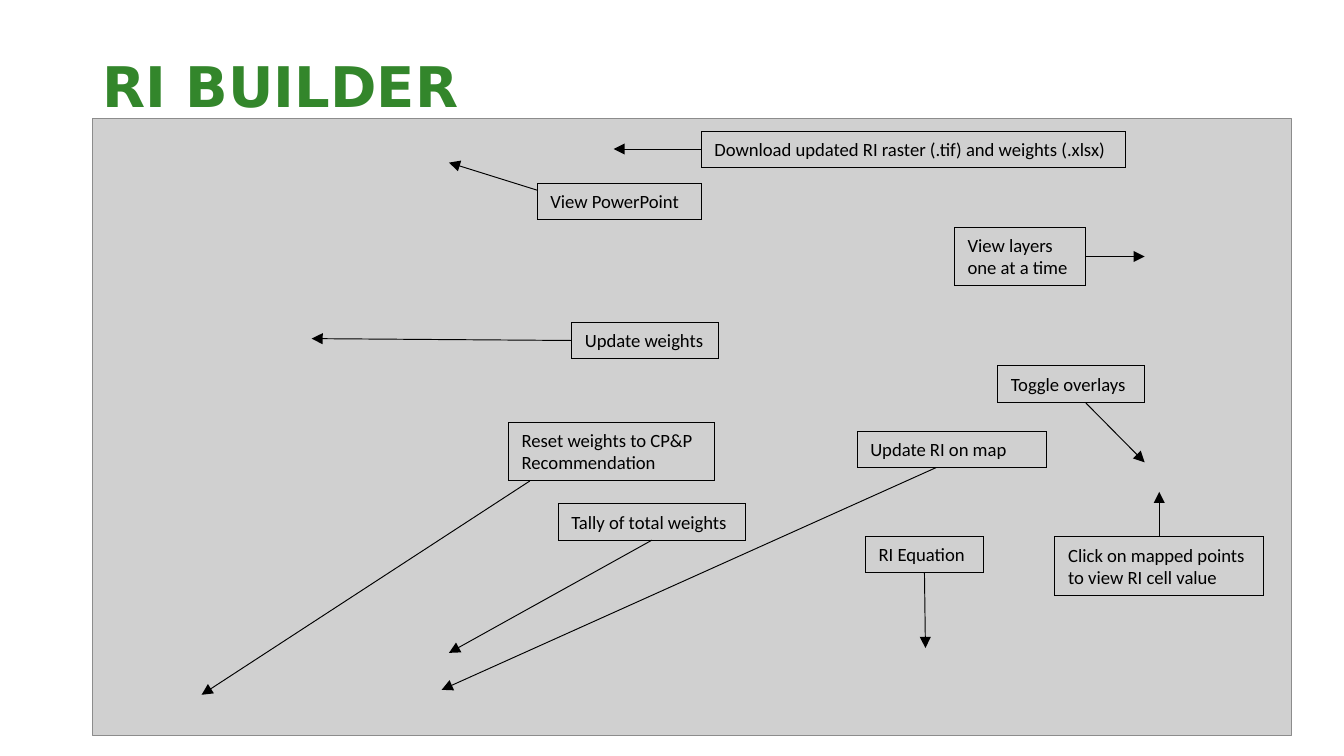
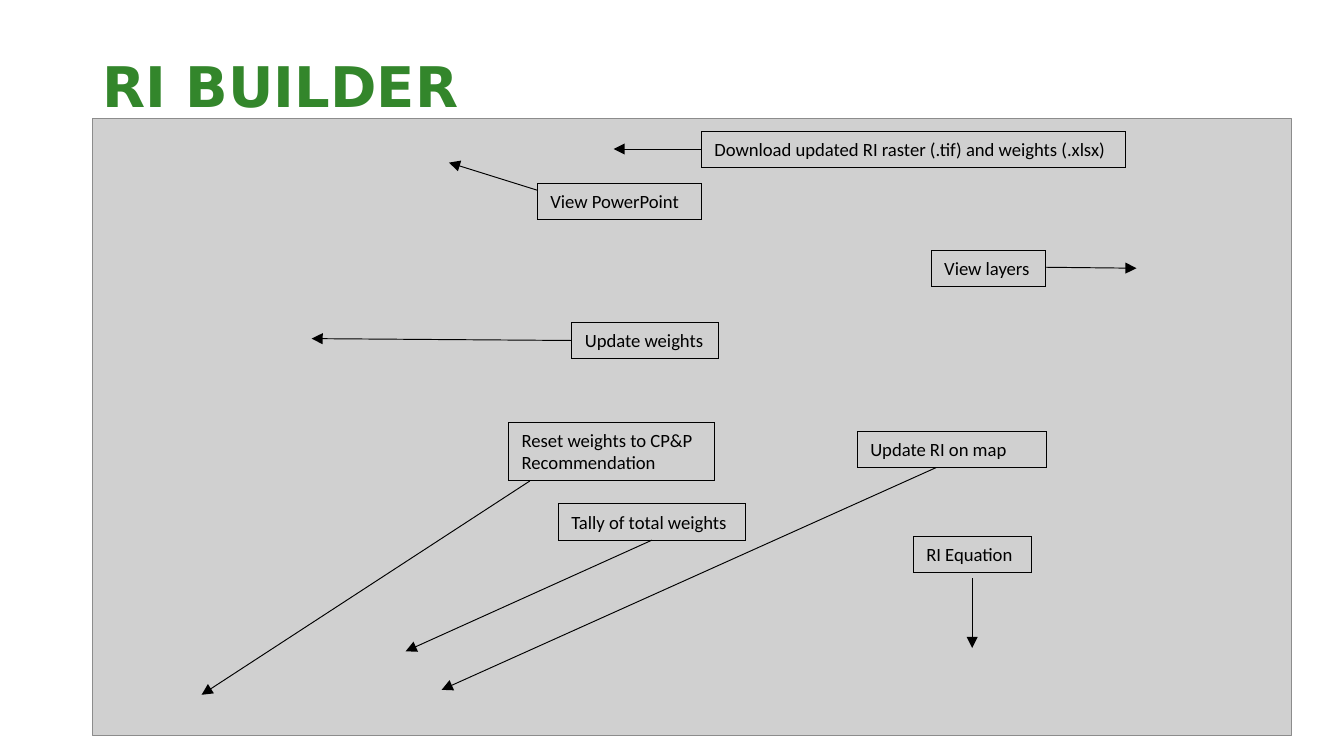
Before and after one commit to NCC-CNC/RI-proto, a slide deck: slide 8 of www/RI_GUIDE.pptx. Drawn at 1344x756 pixels with LibreOffice and Linux fonts; fonts in the diff are those of the drawing; grey boxes stand for pictures; background and template pictures are left out. Boxes give left, top, right and bottom in pixels: in the first picture for what was removed or moved away, otherwise in the second. Text is boxed around its words. In the diff, an @@ line names an element or a change of style, - is before the commit and + after.

```diff
--- a/www/RI_GUIDE.pptx
+++ b/www/RI_GUIDE.pptx
@@ rectangle "View layers": place and size @@
-rectangle "View layers" at (954, 227, 1086, 286)
+rectangle "View layers" at (931, 250, 1047, 286)
@@ text in rectangle at (944, 262, 1030, 278): text changed @@
-View layers one at a time
+View layers
@@ arrow moved from (1086, 257) - (1145, 257) to (1046, 267) - (1137, 269) @@
@@ rectangle removed at (997, 366, 1144, 402) @@
-Toggle overlays
@@ arrow removed from (1086, 403) to (1145, 462) @@
@@ arrow removed from (1160, 536) to (1160, 492) @@
@@ rectangle "RI Equation": place and size @@
-rectangle "RI Equation" at (866, 536, 984, 573)
+rectangle "RI Equation" at (913, 536, 1031, 573)
@@ rectangle removed at (1055, 538, 1263, 597) @@
-Click on mapped points to view RI cell value
@@ arrow moved from (652, 540) - (449, 653) to (652, 540) - (406, 652) @@
@@ arrow moved from (925, 573) - (926, 648) to (972, 578) - (972, 648) @@
```
Also in this commit, not shown: 5 other files.
